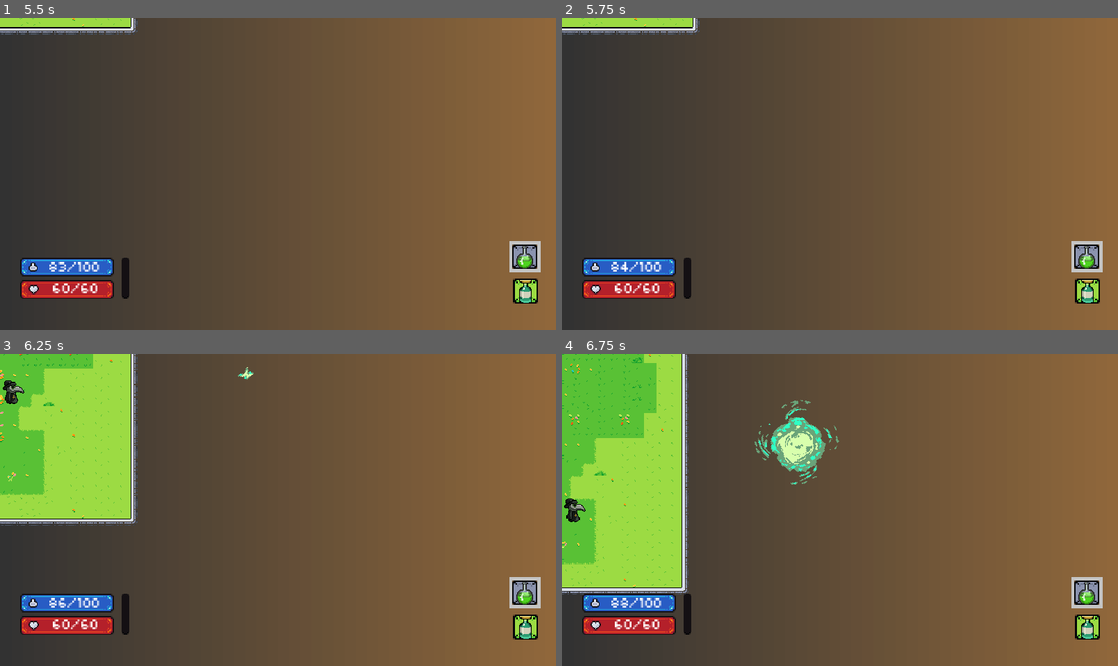
Above: before the commit, frames 1-4 (two rows, left to right).
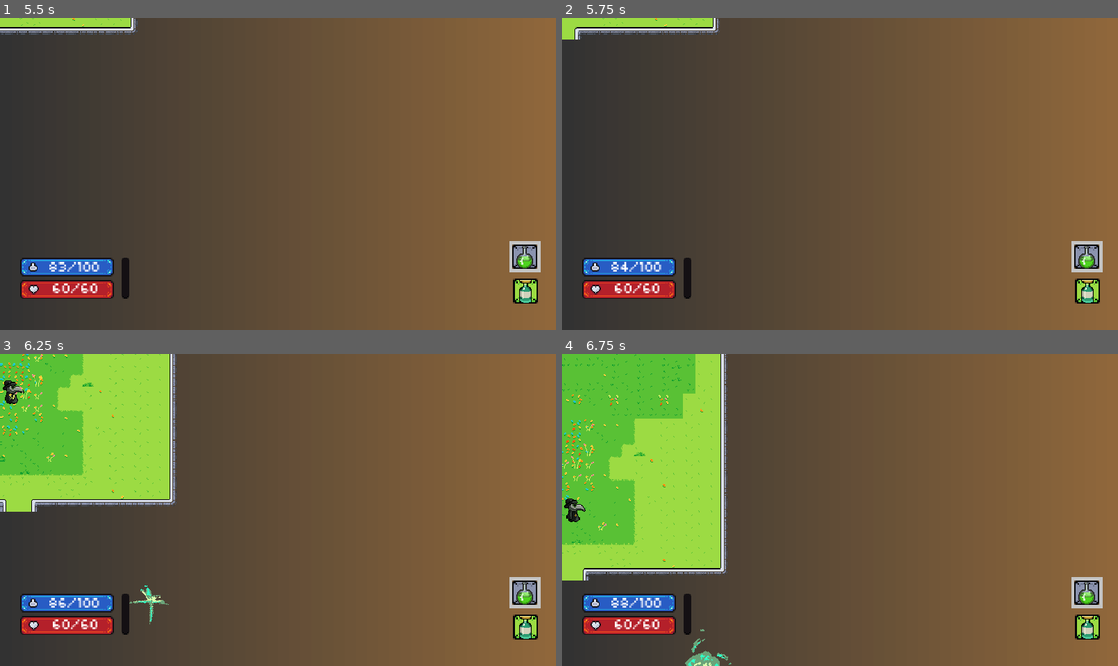
Above: after the commit, the same moments.

Repository: JohnHuber99/Black-Tower
Game: Godot game, scene res://Main_Menu/Main_Menu.tscn
The game is run twice, just before and just after one commit, with the same random seed, the same clock (stepped at 60 frames per second) and the same inputs.
Inputs (mouse positions are in pixels of both pictures, inside the frame that each line leads up to):
- Up to frame 1 (5.5 s): click "Play Game" at 0.5 s; move the mouse to (266, 311) at 1.27 s; hold D (right) 1.28-2.03 s; hold E (spell) 1.28-2.03 s; click (266, 311) at 1.42 s; move the mouse to (166, 189) at 2.02 s; hold S (down) 2.03-2.78 s; click (166, 189) at 2.1 s; tap E (spell) at 2.3, 3.05, 3.8, 4.55, 5.1 s; move the mouse to (333, 105) at 2.77 s; hold D (right) 2.78-3.53 s; hold K (down_camera) 2.78-3.53 s; click (333, 105) at 2.92 s; move the mouse to (250, 236) at 3.52 s; hold W (up) 3.53-4.28 s; tap J (left_camera) at 3.6 s; click (250, 236) at 3.67 s; tap Enter at 4.25 s; move the mouse to (444, 220) at 4.27 s; hold L (right_camera) 4.28-5.03 s; hold A (left) from 4.28 s (still down); click (444, 220) at 4.42 s; move the mouse to (111, 127) at 5.02 s; click (111, 127) at 5.17 s
- Up to frame 2 (5.75 s): keep holding A (left)
- Up to frame 3 (6.25 s): move the mouse to (305, 510) at 5.77 s; release A (left) at 5.78 s; hold S (down) from 5.78 s (still down); hold I (up_camera) from 5.78 s (still down); click (305, 510) at 5.92 s; tap E (spell) at 6.05 s
- Up to frame 4 (6.75 s): move the mouse to (756, 432) at 6.52 s; release S (down) at 6.53 s; release I (up_camera) at 6.53 s; hold D (right) from 6.53 s (still down); tap E (spell) at 6.6 s; click (756, 432) at 6.67 s

Frame 1 is identical in both runs. In frame 2, 0.4% of the frame differs, in the area x 0-29%, y 0-7%; in frame 3, 9.2%; in frame 4, 13%, in the area x 0-50%, y 0-100%.

Commit message:
Grenade Land on Cursor
Made it so grenade arc lands on cursor

Diff:
--- a/Player/Player_Scripts/player.gd
+++ b/Player/Player_Scripts/player.gd
@@ -158,6 +158,7 @@
 	# Plays first half of throwing animation once
 	sprite.play("throw_start")
 	await sprite.animation_finished
+	can_move = true
 
 	# Throwing idle if held down, finish if released
 	if (Input.is_action_pressed("spell")):
@@ -166,6 +167,9 @@
 	sprite.play("throw_finish")
 	_launch()
 	await sprite.animation_finished
+
+	can_move = true
+	animating = false
 
 func smelling_salts_animation():
 	# Locks turning
@@ -238,8 +242,8 @@
 		isThrowing = true
 
 		var startPosition = global_position
-		var direction = -1 if sprite.flip_h else 1
-		var targetPosition = Vector2(startPosition.x + 300 * direction, startPosition.y) - global_position
+		var mouse_position = get_global_mouse_position()
+		var targetPosition = mouse_position - global_position
 
 		var grenade = GRENADE.instantiate()
 		grenade.targetPosition = targetPosition
--- a/Spells/Plague Grenade/Plague_Grenade_Scripts/grenade_2.gd
+++ b/Spells/Plague Grenade/Plague_Grenade_Scripts/grenade_2.gd
@@ -1,6 +1,6 @@
 extends Path2D
 
-@export var speed = 500
+@export var speed = 600
 @export var targetPosition: Vector2
 
 @onready var path_follow_2d = $PathFollow2D
@@ -10,8 +10,10 @@
 func _ready():
 	curve.clear_points()
 	curve.add_point(global_position)
-	curve.add_point((global_position + targetPosition) / 2 + Vector2(0, -abs(targetPosition.x) / 3))
-	curve.add_point(targetPosition)
+	var distance = targetPosition.length()
+	var arc_height = -min(distance / 4, 100)
+	curve.add_point((global_position + targetPosition) / 2 + Vector2(0, arc_height))
+	curve.add_point(global_position + targetPosition)
 
 	path_follow_2d.progress = 0
 	path_follow_2d.loop = false
--- a/Spells/Plague Grenade/grenade2.tscn
+++ b/Spells/Plague Grenade/grenade2.tscn
@@ -103,7 +103,7 @@
 }]
 
 [sub_resource type="CircleShape2D" id="CircleShape2D_h8oi1"]
-radius = 5.0
+radius = 52.3259
 
 [node name="Grenade2" type="Path2D"]
 z_index = 1
@@ -114,6 +114,8 @@
 rotation = -0.785398
 sprite_frames = SubResource("SpriteFrames_g4oid")
 animation = &"explosion"
+frame = 11
+frame_progress = 1.0
 
 [node name="PathFollow2D" type="PathFollow2D" parent="."]
 rotation = -0.785398
Not shown: 1 places in PD Heavy Attack/spinning_knife.tscn that only renumber resources
Not shown: 1 places in Spells/Plague Grenade/grenade.tscn that only renumber resources
